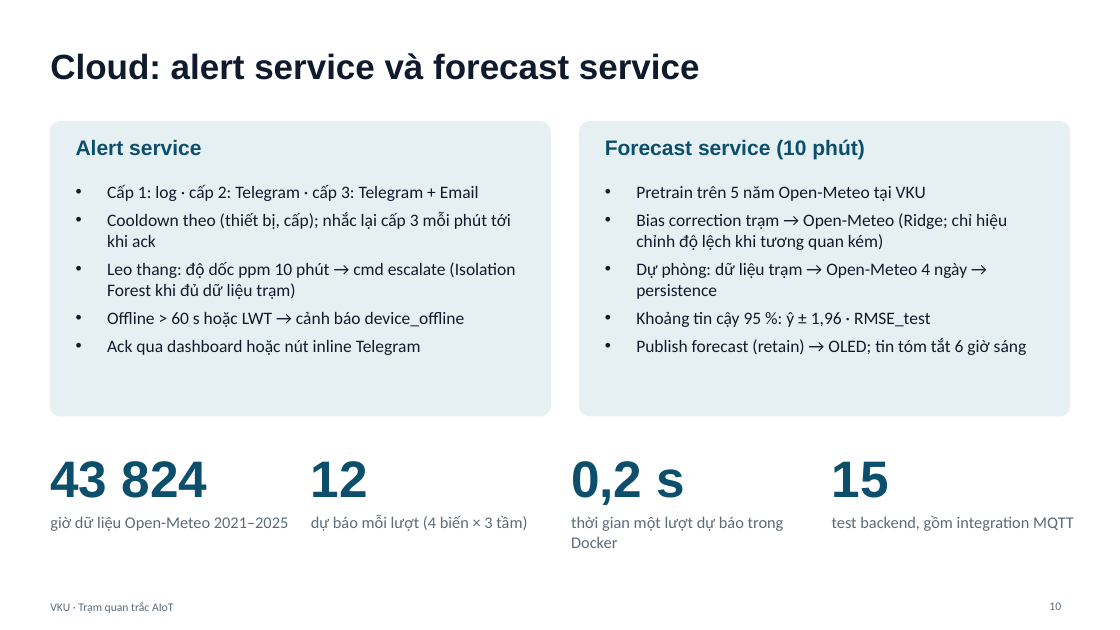
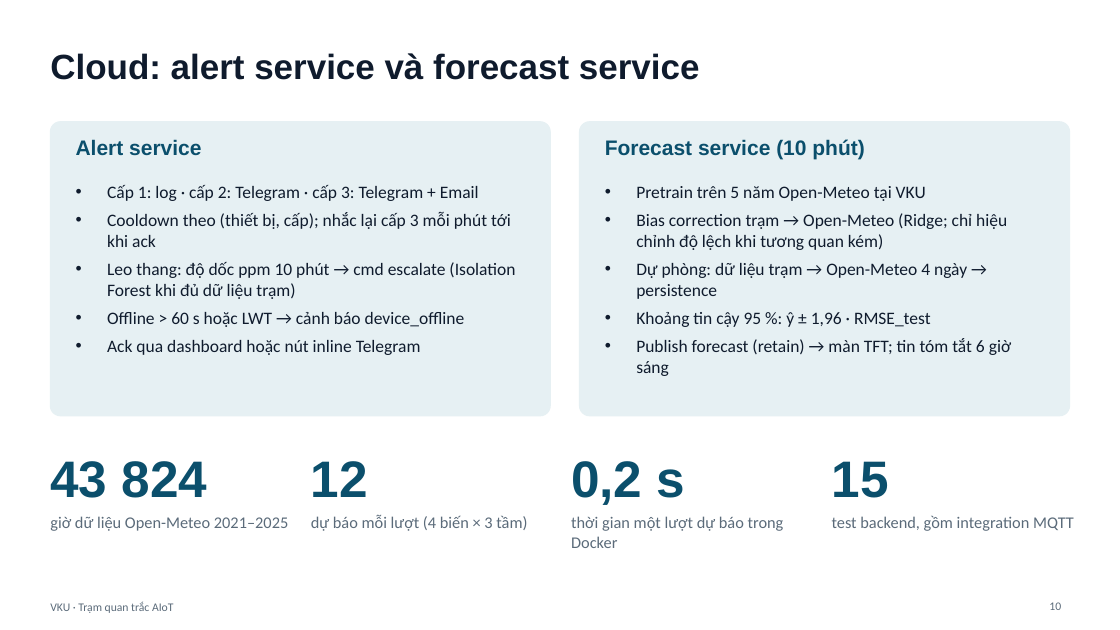
Before and after one commit to danhle396/pythonnhung, a slide deck: slide 10 of docs/report/slides_bao_ve.pptx. Drawn at 1120x630 pixels with LibreOffice and Linux fonts; fonts in the diff are those of the drawing. Boxes give left, top, right and bottom in pixels: in the first picture for what was removed or moved away, otherwise in the second. Text is boxed around its words. In the diff, an @@ line names an element or a change of style, - is before the commit and + after.

```diff
--- a/docs/report/slides_bao_ve.pptx
+++ b/docs/report/slides_bao_ve.pptx
@@ text at bbox=[636, 338, 1011, 376]: text changed @@
-• Publish forecast (retain) → OLED; tin tóm tắt 6 giờ sáng
+• Publish forecast (retain) → màn TFT; tin tóm tắt 6 giờ sáng
```
Also in this commit, not shown: 4 other slides changed, 47 other files.
